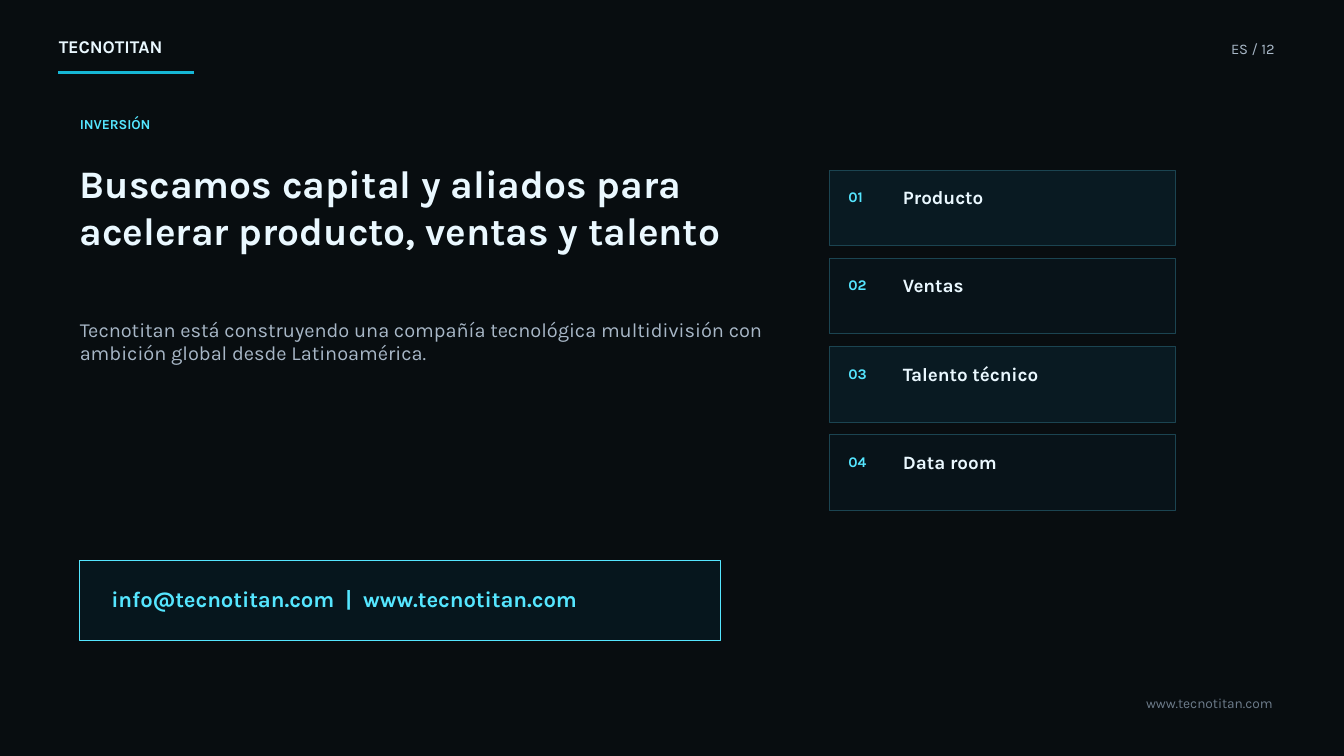
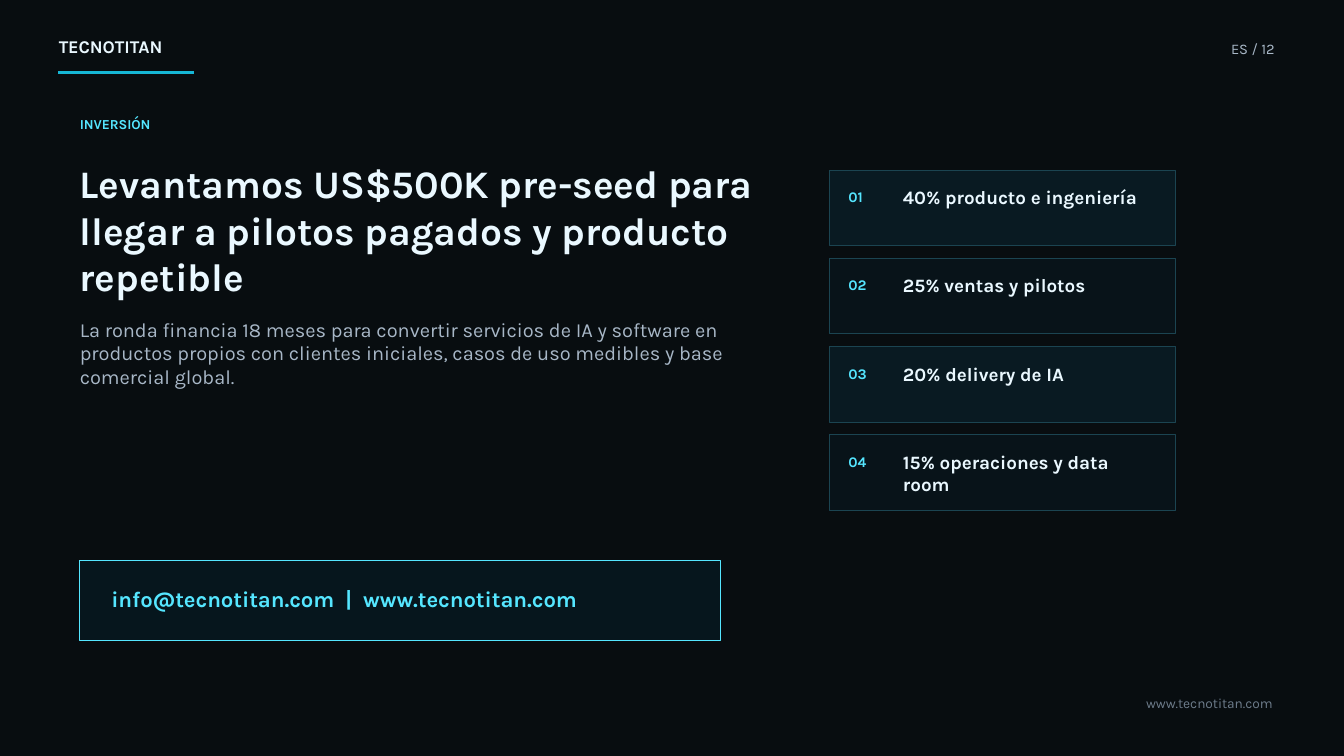
Before and after one commit to davidag2/tecnotitan, a slide deck: slide 12 of assets/investor-deck/Tecnotitan-Investor-Deck-ES.pptx. Drawn at 1344x756 pixels with LibreOffice and Linux fonts; fonts in the diff are those of the drawing; background and template pictures are left out; a plain dark background stands for a picture behind light text. Boxes give left, top, right and bottom in pixels: in the first picture for what was removed or moved away, otherwise in the second. Text is boxed around its words. In the diff, an @@ line names an element or a change of style, - is before the commit and + after.

```diff
--- a/assets/investor-deck/Tecnotitan-Investor-Deck-ES.pptx
+++ b/assets/investor-deck/Tecnotitan-Investor-Deck-ES.pptx
@@ text at (x1=80, y1=169, x2=752, y2=301): text changed @@
-Buscamos capital y aliados para acelerar producto, ventas y talento
+Levantamos US$500K pre-seed para llegar a pilotos pagados y producto repetible
@@ text at (x1=903, y1=189, x2=1137, y2=209): text changed @@
-Producto
+40% producto e ingeniería
@@ text at (x1=903, y1=278, x2=1085, y2=297): text changed @@
-Ventas
+25% ventas y pilotos
@@ text at (x1=80, y1=323, x2=723, y2=389): text changed @@
-Tecnotitan está construyendo una compañía tecnológica multidivisión con ambición global desde Latinoamérica.
+La ronda financia 18 meses para convertir servicios de IA y software en productos propios con clientes iniciales, casos de uso medibles y base comercial global.
@@ text at (x1=903, y1=367, x2=1064, y2=386): text changed @@
-Talento técnico
+20% delivery de IA
@@ text at (x1=903, y1=455, x2=1109, y2=492): text changed @@
-Data room
+15% operaciones y data room
```
Also in this commit, not shown: 2 other slides changed, 6 other files.
